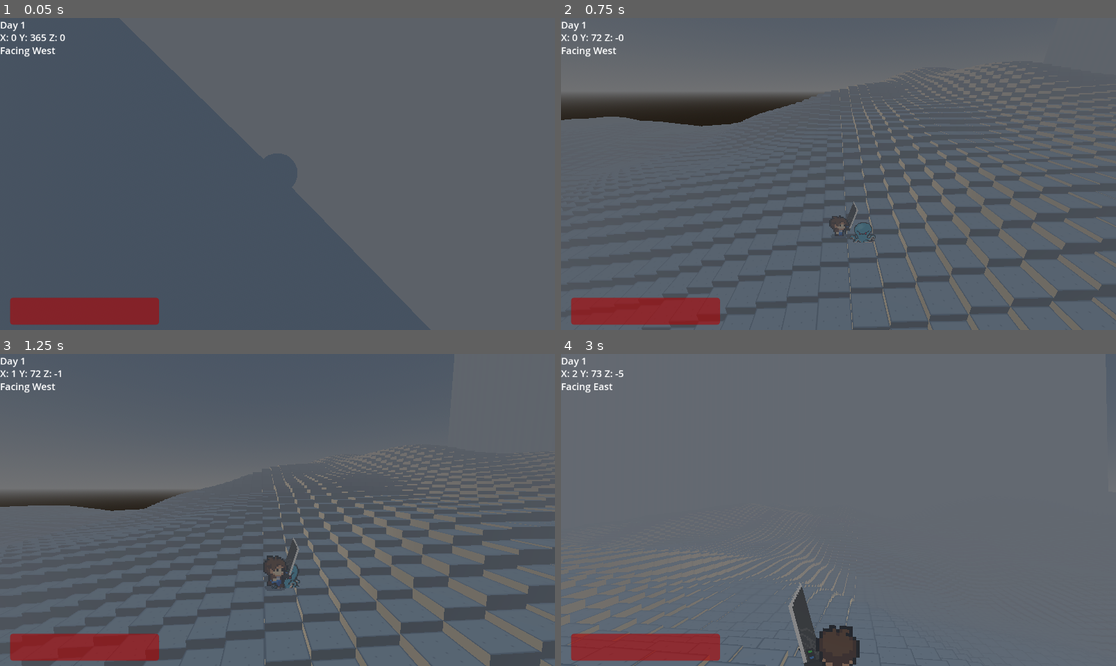
Above: before the commit, frames 1-4 (two rows, left to right).
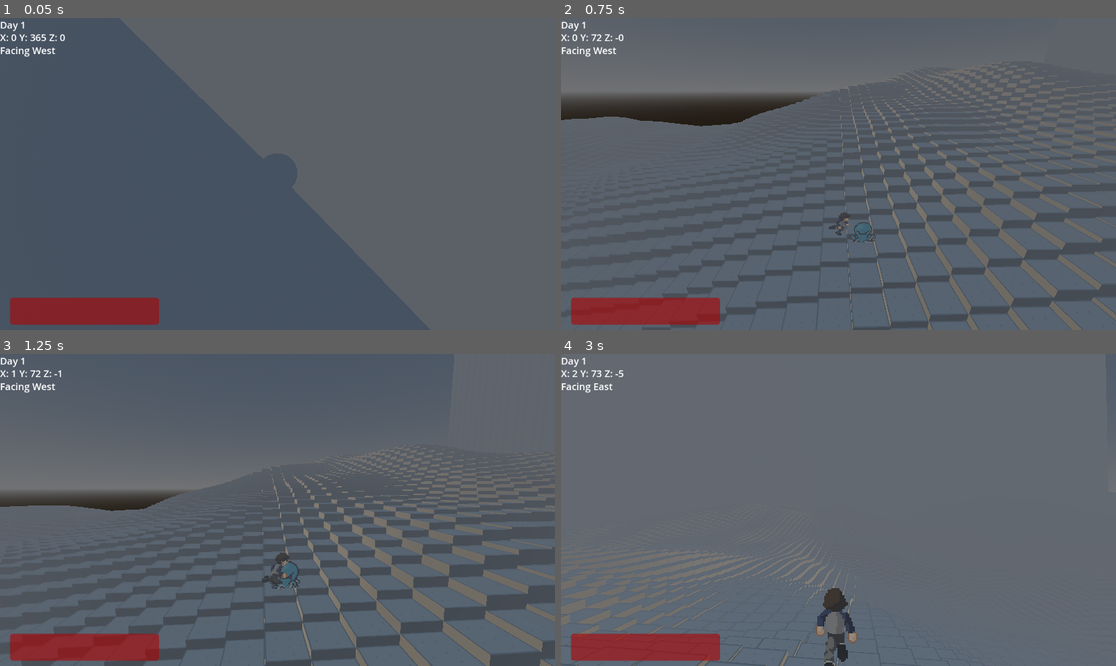
Above: after the commit, the same moments.

Repository: AkivaNugent/CSI-280_PROJECT-OCTOPUS
Game: Godot game, scene res://node_3d.tscn
Same seed, same stepped clock (60 frames per second), same inputs: the game is played once before the commit and once after it. This scene is started directly instead of the project's main scene.
Inputs (mouse positions are in pixels of both pictures, inside the frame that each line leads up to):
- Up to frame 1 (0.05 s): no input
- Up to frame 2 (0.75 s): tap Enter (ui_accept) at 0.5 s; move the mouse to (960, 158) at 0.52 s; hold D (right) from 0.53 s (still down); hold Shift (sprint) from 0.53 s (still down)
- Up to frame 3 (1.25 s): keep holding D (right); keep holding Shift (sprint); tap Enter (ui_accept) at 0.77 s
- Up to frame 4 (3 s): move the mouse to (727, 525) at 1.27 s; release D (right) at 1.28 s; release Shift (sprint) at 1.28 s; hold S (down) 1.28-2.03 s; tap Q at 1.35 s; tap Enter (ui_accept) at 1.52 s; move the mouse to (894, 441) at 2.02 s; hold D (right) 2.03-2.78 s; hold E 2.03-2.78 s; move the mouse to (810, 572) at 2.77 s; hold W (up) from 2.78 s (still down); tap 2 at 2.85 s

Frame 1 is identical in both runs. In frame 2, 0.2% of the frame differs, in the area x 48-54%, y 58-70%; in frame 3, 0.4%; in frame 4, 1.9%, in the area x 40-54%, y 73-100%.

Commit message:
ryan's sprites in game, without weapon implementations

Diff:
--- a/project_octopus/node_3d.tscn
+++ b/project_octopus/node_3d.tscn
@@ -1,9 +1,8 @@
-[gd_scene load_steps=58 format=3 uid="uid://11nairsk57pk"]
+[gd_scene load_steps=68 format=3 uid="uid://11nairsk57pk"]
 
 [ext_resource type="Script" path="res://worldbuilder.gd" id="1_bydk5"]
 [ext_resource type="Script" path="res://player.gd" id="1_d34xq"]
-[ext_resource type="Texture2D" uid="uid://ue6ieen4yyi4" path="res://sprite_anim/player.png" id="4_o6bu0"]
-[ext_resource type="Texture2D" uid="uid://bvtwsnckcebj5" path="res://sprite_anim/player_left.png" id="5_t8g68"]
+[ext_resource type="Texture2D" uid="uid://doyr238ki6clg" path="res://sprite_anim/Ryan-Sheet.png" id="4_auwos"]
 [ext_resource type="Script" path="res://camera_3d.gd" id="6_0k1nh"]
 [ext_resource type="Script" path="res://day_and_night.gd" id="6_3wk7r"]
 [ext_resource type="Texture2D" uid="uid://cwldstqsr6pf" path="res://sprite_anim/RANGED_Braton.png" id="6_chvu4"]
@@ -174,242 +173,329 @@
 "weapon_idle": SubResource("Animation_msip7")
 }
 
-[sub_resource type="AtlasTexture" id="AtlasTexture_fmre2"]
-atlas = ExtResource("4_o6bu0")
-region = Rect2(96, 0, 48, 48)
-
-[sub_resource type="AtlasTexture" id="AtlasTexture_xbj1d"]
-atlas = ExtResource("4_o6bu0")
-region = Rect2(0, 0, 48, 48)
-
-[sub_resource type="AtlasTexture" id="AtlasTexture_s1hwf"]
-atlas = ExtResource("4_o6bu0")
-region = Rect2(48, 0, 48, 48)
-
-[sub_resource type="AtlasTexture" id="AtlasTexture_4c02v"]
-atlas = ExtResource("4_o6bu0")
-region = Rect2(144, 0, 48, 48)
-
-[sub_resource type="AtlasTexture" id="AtlasTexture_vdydd"]
-atlas = ExtResource("4_o6bu0")
-region = Rect2(192, 0, 48, 48)
-
-[sub_resource type="AtlasTexture" id="AtlasTexture_i8w7h"]
-atlas = ExtResource("4_o6bu0")
-region = Rect2(240, 0, 48, 48)
-
-[sub_resource type="AtlasTexture" id="AtlasTexture_anm4e"]
-atlas = ExtResource("4_o6bu0")
-region = Rect2(0, 144, 48, 48)
-
-[sub_resource type="AtlasTexture" id="AtlasTexture_2j6ee"]
-atlas = ExtResource("4_o6bu0")
-region = Rect2(48, 144, 48, 48)
-
-[sub_resource type="AtlasTexture" id="AtlasTexture_87oh4"]
-atlas = ExtResource("4_o6bu0")
-region = Rect2(96, 144, 48, 48)
-
-[sub_resource type="AtlasTexture" id="AtlasTexture_u68cj"]
-atlas = ExtResource("4_o6bu0")
-region = Rect2(144, 144, 48, 48)
-
-[sub_resource type="AtlasTexture" id="AtlasTexture_svqbs"]
-atlas = ExtResource("4_o6bu0")
-region = Rect2(192, 144, 48, 48)
-
-[sub_resource type="AtlasTexture" id="AtlasTexture_58jt6"]
-atlas = ExtResource("4_o6bu0")
-region = Rect2(240, 144, 48, 48)
-
-[sub_resource type="AtlasTexture" id="AtlasTexture_0ym1g"]
-atlas = ExtResource("4_o6bu0")
-region = Rect2(0, 240, 48, 48)
-
-[sub_resource type="AtlasTexture" id="AtlasTexture_hd7ah"]
-atlas = ExtResource("4_o6bu0")
-region = Rect2(48, 240, 48, 48)
-
-[sub_resource type="AtlasTexture" id="AtlasTexture_13kxi"]
-atlas = ExtResource("4_o6bu0")
-region = Rect2(96, 240, 48, 48)
-
-[sub_resource type="AtlasTexture" id="AtlasTexture_nsonh"]
-atlas = ExtResource("4_o6bu0")
-region = Rect2(144, 240, 48, 48)
-
-[sub_resource type="AtlasTexture" id="AtlasTexture_ayng0"]
-atlas = ExtResource("4_o6bu0")
-region = Rect2(192, 240, 48, 48)
-
-[sub_resource type="AtlasTexture" id="AtlasTexture_2xonn"]
-atlas = ExtResource("4_o6bu0")
-region = Rect2(240, 240, 48, 48)
-
-[sub_resource type="AtlasTexture" id="AtlasTexture_jv1hk"]
-atlas = ExtResource("5_t8g68")
-region = Rect2(240, 192, 48, 48)
-
-[sub_resource type="AtlasTexture" id="AtlasTexture_8kf1e"]
-atlas = ExtResource("5_t8g68")
-region = Rect2(192, 192, 48, 48)
-
-[sub_resource type="AtlasTexture" id="AtlasTexture_4fcq3"]
-atlas = ExtResource("5_t8g68")
-region = Rect2(144, 192, 48, 48)
-
-[sub_resource type="AtlasTexture" id="AtlasTexture_tudeg"]
-atlas = ExtResource("5_t8g68")
-region = Rect2(96, 192, 48, 48)
-
-[sub_resource type="AtlasTexture" id="AtlasTexture_j7k5e"]
-atlas = ExtResource("5_t8g68")
-region = Rect2(48, 192, 48, 48)
-
-[sub_resource type="AtlasTexture" id="AtlasTexture_x4n3w"]
-atlas = ExtResource("5_t8g68")
-region = Rect2(0, 192, 48, 48)
-
-[sub_resource type="AtlasTexture" id="AtlasTexture_53hok"]
-atlas = ExtResource("4_o6bu0")
-region = Rect2(0, 192, 48, 48)
-
-[sub_resource type="AtlasTexture" id="AtlasTexture_bwags"]
-atlas = ExtResource("4_o6bu0")
-region = Rect2(48, 192, 48, 48)
-
-[sub_resource type="AtlasTexture" id="AtlasTexture_6s181"]
-atlas = ExtResource("4_o6bu0")
-region = Rect2(96, 192, 48, 48)
-
-[sub_resource type="AtlasTexture" id="AtlasTexture_xwdbt"]
-atlas = ExtResource("4_o6bu0")
-region = Rect2(144, 192, 48, 48)
-
-[sub_resource type="AtlasTexture" id="AtlasTexture_lr1sm"]
-atlas = ExtResource("4_o6bu0")
-region = Rect2(192, 192, 48, 48)
-
-[sub_resource type="AtlasTexture" id="AtlasTexture_ujyd3"]
-atlas = ExtResource("4_o6bu0")
-region = Rect2(240, 192, 48, 48)
+[sub_resource type="AtlasTexture" id="AtlasTexture_1isxh"]
+atlas = ExtResource("4_auwos")
+region = Rect2(0, 384, 64, 64)
+
+[sub_resource type="AtlasTexture" id="AtlasTexture_j3fv1"]
+atlas = ExtResource("4_auwos")
+region = Rect2(64, 384, 64, 64)
+
+[sub_resource type="AtlasTexture" id="AtlasTexture_e7cyv"]
+atlas = ExtResource("4_auwos")
+region = Rect2(128, 384, 64, 64)
+
+[sub_resource type="AtlasTexture" id="AtlasTexture_l7pmy"]
+atlas = ExtResource("4_auwos")
+region = Rect2(192, 384, 64, 64)
+
+[sub_resource type="AtlasTexture" id="AtlasTexture_3u6as"]
+atlas = ExtResource("4_auwos")
+region = Rect2(256, 384, 64, 64)
+
+[sub_resource type="AtlasTexture" id="AtlasTexture_bljtl"]
+atlas = ExtResource("4_auwos")
+region = Rect2(320, 384, 64, 64)
+
+[sub_resource type="AtlasTexture" id="AtlasTexture_v3u5e"]
+atlas = ExtResource("4_auwos")
+region = Rect2(384, 384, 64, 64)
+
+[sub_resource type="AtlasTexture" id="AtlasTexture_p8icv"]
+atlas = ExtResource("4_auwos")
+region = Rect2(448, 384, 64, 64)
+
+[sub_resource type="AtlasTexture" id="AtlasTexture_ntmaa"]
+atlas = ExtResource("4_auwos")
+region = Rect2(0, 64, 64, 64)
+
+[sub_resource type="AtlasTexture" id="AtlasTexture_xy5mq"]
+atlas = ExtResource("4_auwos")
+region = Rect2(64, 64, 64, 64)
+
+[sub_resource type="AtlasTexture" id="AtlasTexture_ad87u"]
+atlas = ExtResource("4_auwos")
+region = Rect2(128, 64, 64, 64)
+
+[sub_resource type="AtlasTexture" id="AtlasTexture_tbk8l"]
+atlas = ExtResource("4_auwos")
+region = Rect2(0, 0, 64, 64)
+
+[sub_resource type="AtlasTexture" id="AtlasTexture_y7uog"]
+atlas = ExtResource("4_auwos")
+region = Rect2(64, 0, 64, 64)
+
+[sub_resource type="AtlasTexture" id="AtlasTexture_ax5dh"]
+atlas = ExtResource("4_auwos")
+region = Rect2(128, 0, 64, 64)
+
+[sub_resource type="AtlasTexture" id="AtlasTexture_plv6k"]
+atlas = ExtResource("4_auwos")
+region = Rect2(0, 128, 64, 64)
+
+[sub_resource type="AtlasTexture" id="AtlasTexture_4ub08"]
+atlas = ExtResource("4_auwos")
+region = Rect2(64, 128, 64, 64)
+
+[sub_resource type="AtlasTexture" id="AtlasTexture_agqgh"]
+atlas = ExtResource("4_auwos")
+region = Rect2(128, 128, 64, 64)
+
+[sub_resource type="AtlasTexture" id="AtlasTexture_nhjf1"]
+atlas = ExtResource("4_auwos")
+region = Rect2(0, 256, 64, 64)
+
+[sub_resource type="AtlasTexture" id="AtlasTexture_mn7yj"]
+atlas = ExtResource("4_auwos")
+region = Rect2(64, 256, 64, 64)
+
+[sub_resource type="AtlasTexture" id="AtlasTexture_kvd4r"]
+atlas = ExtResource("4_auwos")
+region = Rect2(128, 256, 64, 64)
+
+[sub_resource type="AtlasTexture" id="AtlasTexture_udtl1"]
+atlas = ExtResource("4_auwos")
+region = Rect2(192, 256, 64, 64)
+
+[sub_resource type="AtlasTexture" id="AtlasTexture_1xpji"]
+atlas = ExtResource("4_auwos")
+region = Rect2(256, 256, 64, 64)
+
+[sub_resource type="AtlasTexture" id="AtlasTexture_00pcu"]
+atlas = ExtResource("4_auwos")
+region = Rect2(320, 256, 64, 64)
+
+[sub_resource type="AtlasTexture" id="AtlasTexture_864wy"]
+atlas = ExtResource("4_auwos")
+region = Rect2(384, 256, 64, 64)
+
+[sub_resource type="AtlasTexture" id="AtlasTexture_pjkvw"]
+atlas = ExtResource("4_auwos")
+region = Rect2(448, 256, 64, 64)
+
+[sub_resource type="AtlasTexture" id="AtlasTexture_ci4k7"]
+atlas = ExtResource("4_auwos")
+region = Rect2(0, 192, 64, 64)
+
+[sub_resource type="AtlasTexture" id="AtlasTexture_rmr07"]
+atlas = ExtResource("4_auwos")
+region = Rect2(64, 192, 64, 64)
+
+[sub_resource type="AtlasTexture" id="AtlasTexture_d6i7e"]
+atlas = ExtResource("4_auwos")
+region = Rect2(128, 192, 64, 64)
+
+[sub_resource type="AtlasTexture" id="AtlasTexture_uo8ao"]
+atlas = ExtResource("4_auwos")
+region = Rect2(192, 192, 64, 64)
+
+[sub_resource type="AtlasTexture" id="AtlasTexture_aewrn"]
+atlas = ExtResource("4_auwos")
+region = Rect2(256, 192, 64, 64)
+
+[sub_resource type="AtlasTexture" id="AtlasTexture_3tpsq"]
+atlas = ExtResource("4_auwos")
+region = Rect2(320, 192, 64, 64)
+
+[sub_resource type="AtlasTexture" id="AtlasTexture_ftkn3"]
+atlas = ExtResource("4_auwos")
+region = Rect2(384, 192, 64, 64)
+
+[sub_resource type="AtlasTexture" id="AtlasTexture_4d5em"]
+atlas = ExtResource("4_auwos")
+region = Rect2(448, 192, 64, 64)
+
+[sub_resource type="AtlasTexture" id="AtlasTexture_fotxu"]
+atlas = ExtResource("4_auwos")
+region = Rect2(0, 320, 64, 64)
+
+[sub_resource type="AtlasTexture" id="AtlasTexture_ansll"]
+atlas = ExtResource("4_auwos")
+region = Rect2(64, 320, 64, 64)
+
+[sub_resource type="AtlasTexture" id="AtlasTexture_ufjte"]
+atlas = ExtResource("4_auwos")
+region = Rect2(128, 320, 64, 64)
+
+[sub_resource type="AtlasTexture" id="AtlasTexture_jyr18"]
+atlas = ExtResource("4_auwos")
+region = Rect2(192, 320, 64, 64)
+
+[sub_resource type="AtlasTexture" id="AtlasTexture_rykvj"]
+atlas = ExtResource("4_auwos")
+region = Rect2(256, 320, 64, 64)
+
+[sub_resource type="AtlasTexture" id="AtlasTexture_cr2ku"]
+atlas = ExtResource("4_auwos")
+region = Rect2(320, 320, 64, 64)
+
+[sub_resource type="AtlasTexture" id="AtlasTexture_wt2tq"]
+atlas = ExtResource("4_auwos")
+region = Rect2(384, 320, 64, 64)
+
+[sub_resource type="AtlasTexture" id="AtlasTexture_bw0w5"]
+atlas = ExtResource("4_auwos")
+region = Rect2(448, 320, 64, 64)
 
 [sub_resource type="SpriteFrames" id="SpriteFrames_adtjf"]
 animations = [{
 "frames": [{
 "duration": 1.0,
-"texture": SubResource("AtlasTexture_fmre2")
-}, {
-"duration": 1.0,
-"texture": SubResource("AtlasTexture_xbj1d")
-}, {
-"duration": 1.0,
-"texture": SubResource("AtlasTexture_s1hwf")
-}, {
-"duration": 1.0,
-"texture": SubResource("AtlasTexture_4c02v")
-}, {
-"duration": 1.0,
-"texture": SubResource("AtlasTexture_vdydd")
-}, {
-"duration": 1.0,
-"texture": SubResource("AtlasTexture_i8w7h")
+"texture": SubResource("AtlasTexture_1isxh")
+}, {
+"duration": 1.0,
+"texture": SubResource("AtlasTexture_j3fv1")
+}, {
+"duration": 1.0,
+"texture": SubResource("AtlasTexture_e7cyv")
+}, {
+"duration": 1.0,
+"texture": SubResource("AtlasTexture_l7pmy")
+}, {
+"duration": 1.0,
+"texture": SubResource("AtlasTexture_3u6as")
+}, {
+"duration": 1.0,
+"texture": SubResource("AtlasTexture_bljtl")
+}, {
+"duration": 1.0,
+"texture": SubResource("AtlasTexture_v3u5e")
+}, {
+"duration": 1.0,
+"texture": SubResource("AtlasTexture_p8icv")
 }],
 "loop": true,
 "name": &"idle",
-"speed": 6.0
+"speed": 8.0
 }, {
 "frames": [{
 "duration": 1.0,
-"texture": SubResource("AtlasTexture_anm4e")
-}, {
-"duration": 1.0,
-"texture": SubResource("AtlasTexture_2j6ee")
-}, {
-"duration": 1.0,
-"texture": SubResource("AtlasTexture_87oh4")
-}, {
-"duration": 1.0,
-"texture": SubResource("AtlasTexture_u68cj")
-}, {
-"duration": 1.0,
-"texture": SubResource("AtlasTexture_svqbs")
-}, {
-"duration": 1.0,
-"texture": SubResource("AtlasTexture_58jt6")
+"texture": SubResource("AtlasTexture_ntmaa")
+}, {
+"duration": 1.0,
+"texture": SubResource("AtlasTexture_xy5mq")
+}, {
+"duration": 1.0,
+"texture": SubResource("AtlasTexture_ad87u")
 }],
 "loop": true,
-"name": &"move_backward",
-"speed": 10.0
+"name": &"jump_down",
+"speed": 8.0
 }, {
 "frames": [{
 "duration": 1.0,
-"texture": SubResource("AtlasTexture_0ym1g")
-}, {
-"duration": 1.0,
-"texture": SubResource("AtlasTexture_hd7ah")
-}, {
-"duration": 1.0,
-"texture": SubResource("AtlasTexture_13kxi")
-}, {
-"duration": 1.0,
-"texture": SubResource("AtlasTexture_nsonh")
-}, {
-"duration": 1.0,
-"texture": SubResource("AtlasTexture_ayng0")
-}, {
-"duration": 1.0,
-"texture": SubResource("AtlasTexture_2xonn")
+"texture": SubResource("AtlasTexture_tbk8l")
+}, {
+"duration": 1.0,
+"texture": SubResource("AtlasTexture_y7uog")
+}, {
+"duration": 1.0,
+"texture": SubResource("AtlasTexture_ax5dh")
 }],
 "loop": true,
-"name": &"move_forward",
-"speed": 10.0
+"name": &"jump_side",
+"speed": 8.0
 }, {
 "frames": [{
 "duration": 1.0,
-"texture": SubResource("AtlasTexture_jv1hk")
-}, {
-"duration": 1.0,
-"texture": SubResource("AtlasTexture_8kf1e")
-}, {
-"duration": 1.0,
-"texture": SubResource("AtlasTexture_4fcq3")
-}, {
-"duration": 1.0,
-"texture": SubResource("AtlasTexture_tudeg")
-}, {
-"duration": 1.0,
-"texture": SubResource("AtlasTexture_j7k5e")
-}, {
-"duration": 1.0,
-"texture": SubResource("AtlasTexture_x4n3w")
+"texture": SubResource("AtlasTexture_plv6k")
+}, {
+"duration": 1.0,
+"texture": SubResource("AtlasTexture_4ub08")
+}, {
+"duration": 1.0,
+"texture": SubResource("AtlasTexture_agqgh")
 }],
 "loop": true,
-"name": &"move_left",
-"speed": 10.0
+"name": &"jump_up",
+"speed": 8.0
 }, {
 "frames": [{
 "duration": 1.0,
-"texture": SubResource("AtlasTexture_53hok")
-}, {
-"duration": 1.0,
-"texture": SubResource("AtlasTexture_bwags")
-}, {
-"duration": 1.0,
-"texture": SubResource("AtlasTexture_6s181")
-}, {
-"duration": 1.0,
-"texture": SubResource("AtlasTexture_xwdbt")
-}, {
-"duration": 1.0,
-"texture": SubResource("AtlasTexture_lr1sm")
-}, {
-"duration": 1.0,
-"texture": SubResource("AtlasTexture_ujyd3")
+"texture": SubResource("AtlasTexture_nhjf1")
+}, {
+"duration": 1.0,
+"texture": SubResource("AtlasTexture_mn7yj")
+}, {
+"duration": 1.0,
+"texture": SubResource("AtlasTexture_kvd4r")
+}, {
+"duration": 1.0,
+"texture": SubResource("AtlasTexture_udtl1")
+}, {
+"duration": 1.0,
+"texture": SubResource("AtlasTexture_1xpji")
+}, {
+"duration": 1.0,
+"texture": SubResource("AtlasTexture_00pcu")
+}, {
+"duration": 1.0,
+"texture": SubResource("AtlasTexture_864wy")
+}, {
+"duration": 1.0,
+"texture": SubResource("AtlasTexture_pjkvw")
 }],
 "loop": true,
-"name": &"move_right",
-"speed": 10.0
+"name": &"move_down",
+"speed": 8.0
+}, {
+"frames": [{
+"duration": 1.0,
+"texture": SubResource("AtlasTexture_ci4k7")
+}, {
+"duration": 1.0,
+"texture": SubResource("AtlasTexture_rmr07")
+}, {
+"duration": 1.0,
+"texture": SubResource("AtlasTexture_d6i7e")
+}, {
+"duration": 1.0,
+"texture": SubResource("AtlasTexture_uo8ao")
+}, {
+"duration": 1.0,
+"texture": SubResource("AtlasTexture_aewrn")
+}, {
+"duration": 1.0,
+"texture": SubResource("AtlasTexture_3tpsq")
+}, {
+"duration": 1.0,
+"texture": SubResource("AtlasTexture_ftkn3")
+}, {
+"duration": 1.0,
+"texture": SubResource("AtlasTexture_4d5em")
+}],
+"loop": true,
+"name": &"move_side",
+"speed": 8.0
+}, {
+"frames": [{
+"duration": 1.0,
+"texture": SubResource("AtlasTexture_fotxu")
+}, {
+"duration": 1.0,
+"texture": SubResource("AtlasTexture_ansll")
+}, {
+"duration": 1.0,
+"texture": SubResource("AtlasTexture_ufjte")
+}, {
+"duration": 1.0,
+"texture": SubResource("AtlasTexture_jyr18")
+}, {
+"duration": 1.0,
+"texture": SubResource("AtlasTexture_rykvj")
+}, {
+"duration": 1.0,
+"texture": SubResource("AtlasTexture_cr2ku")
+}, {
+"duration": 1.0,
+"texture": SubResource("AtlasTexture_wt2tq")
+}, {
+"duration": 1.0,
+"texture": SubResource("AtlasTexture_bw0w5")
+}],
+"loop": true,
+"name": &"move_up",
+"speed": 8.0
 }]
 
 [node name="Node3D" type="Node3D"]
@@ -447,12 +533,13 @@
 }
 
 [node name="AnimatedSprite3D" type="AnimatedSprite3D" parent="Player"]
-pixel_size = 0.045
+pixel_size = 0.0225
 texture_filter = 0
 sprite_frames = SubResource("SpriteFrames_adtjf")
-animation = &"idle"
+animation = &"jump_up"
 
 [node name="WeaponsInventory" type="Node3D" parent="Player"]
+visible = false
 
 [node name="Ranged Weapons" type="Node3D" parent="Player/WeaponsInventory"]
 visible = false
--- a/project_octopus/player.gd
+++ b/project_octopus/player.gd
@@ -146,21 +146,21 @@
 		if input_dir2.length() > 0:
 			if abs(input_dir2.y) > abs(input_dir2.x):
 				if input_dir2.y < 0:
-					animated_sprite_2d.play("move_forward")
+					animated_sprite_2d.play("move_up")
 					$WeaponsInventory.scale.x = -abs($WeaponsInventory.scale.x)
 					animation_player.play("walking_right")
 				else:
-					animated_sprite_2d.play("move_backward")
+					animated_sprite_2d.play("move_down")
 					$WeaponsInventory.scale.x = abs($WeaponsInventory.scale.x)
 					animation_player.play("walking_right")
 			else:
 				if input_dir2.x < 0:
-					animated_sprite_2d.play("move_right") # changed the logic to just flip the right walking
+					animated_sprite_2d.play("move_side") # changed the logic to just flip the right walking
 					animated_sprite_2d.scale.x = -abs(animated_sprite_2d.scale.x)
 					$WeaponsInventory.scale.x = -abs($WeaponsInventory.scale.x)
 					animation_player.play("walking_right")
 				else:
-					animated_sprite_2d.play("move_right")
+					animated_sprite_2d.play("move_side")
 					animated_sprite_2d.scale.x = abs(animated_sprite_2d.scale.x)
 					$WeaponsInventory.scale.x = abs($WeaponsInventory.scale.x)
 					animation_player.play("walking_right")
Binary file added: project_octopus/sprite_anim/Ryan-Sheet.png
Not shown, changed: project_octopus/sprite_anim/Ryan-Sheet.png.import
Binary file removed: project_octopus/sprite_anim/noah_player.png
Not shown, added: art_and_animation/Players/Ryan-Sheet.png
